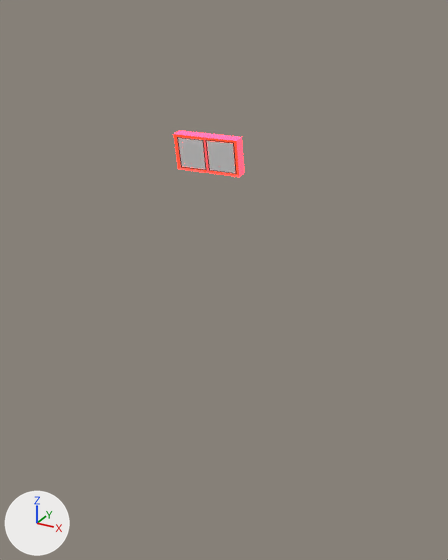
The Blender file Assets/_Project/Models/BlenderFiles/PROPS/Light_Wall.blend: old version first, new version second.
The view is the same before and after, from a 50 mm lens placed at (4.84, -8.82, 9.27), pointed at (-0.07, 0.11, 4.8). The axes (+X, +Y, +Z) are drawn at lower left. The lights are the same throughout. The first picture is the older version. Mesh edges are drawn as thin lines on the coarser meshes.

The first picture shows 'LightEmissive', 'Light_Wall'.
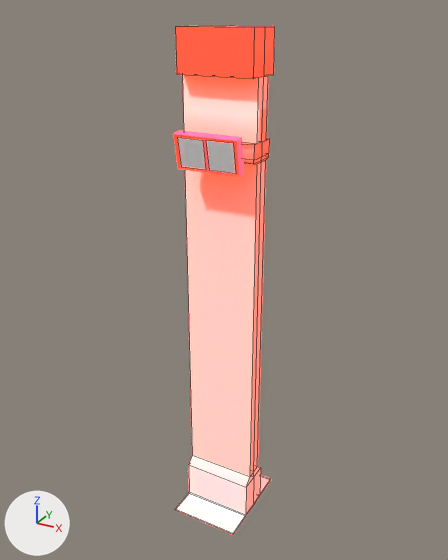
Where the newer file only moved an object's origin or applied its transform, the numbers keep the older frame.

Boxes (x1, y1, x2, y2) around the edits, measured in the pictures (448 x 560 px):
'Wall', added (pink)
    after: (175, 26, 274, 534)

Diff of the bpy script that builds the scene:
```diff
--- a/Assets/_Project/Models/BlenderFiles/PROPS/Light_Wall.blend.py
+++ b/Assets/_Project/Models/BlenderFiles/PROPS/Light_Wall.blend.py
@@ img_imphenziapalette02_albedo_png_001 @@
+img_imphenziapalette02_albedo_png_001 = load_image('ImphenziaPalette02-Albedo.png.001', '../../../Materials/ColorPallets/ImphenziaPalette02-Albedo.png', 512, 512, 'sRGB')
@@ mat_lowpolycommon_003 @@
+mat_lowpolycommon_003 = principled_material('LowPolyCommon.003')
+mat_lowpolycommon_003.texture = img_imphenziapalette02_albedo_png_001
+mat_lowpolycommon_003.emission_color = (1.0, 0.00378, 0.000923)  # red #ff0c03
+mat_lowpolycommon_003.emission_strength = 20.0
@@ me_cube_001 @@
+me_cube_001.from_pydata(...)  # 78 vertices, 95 faces; spans x -0.66..0.66, y -0.86..0.86, z -0.01..9.0
+me_cube_001.materials.append(mat_lowpolycommon_003)  # picture img_imphenziapalette02_albedo_png_001, glowing red #ff0c03
@@ ob_wall @@
+ob_wall = bpy.data.objects.new('Wall', me_cube_001)
+ob_wall.location = (0.0, 0.0, 0.0)
```
